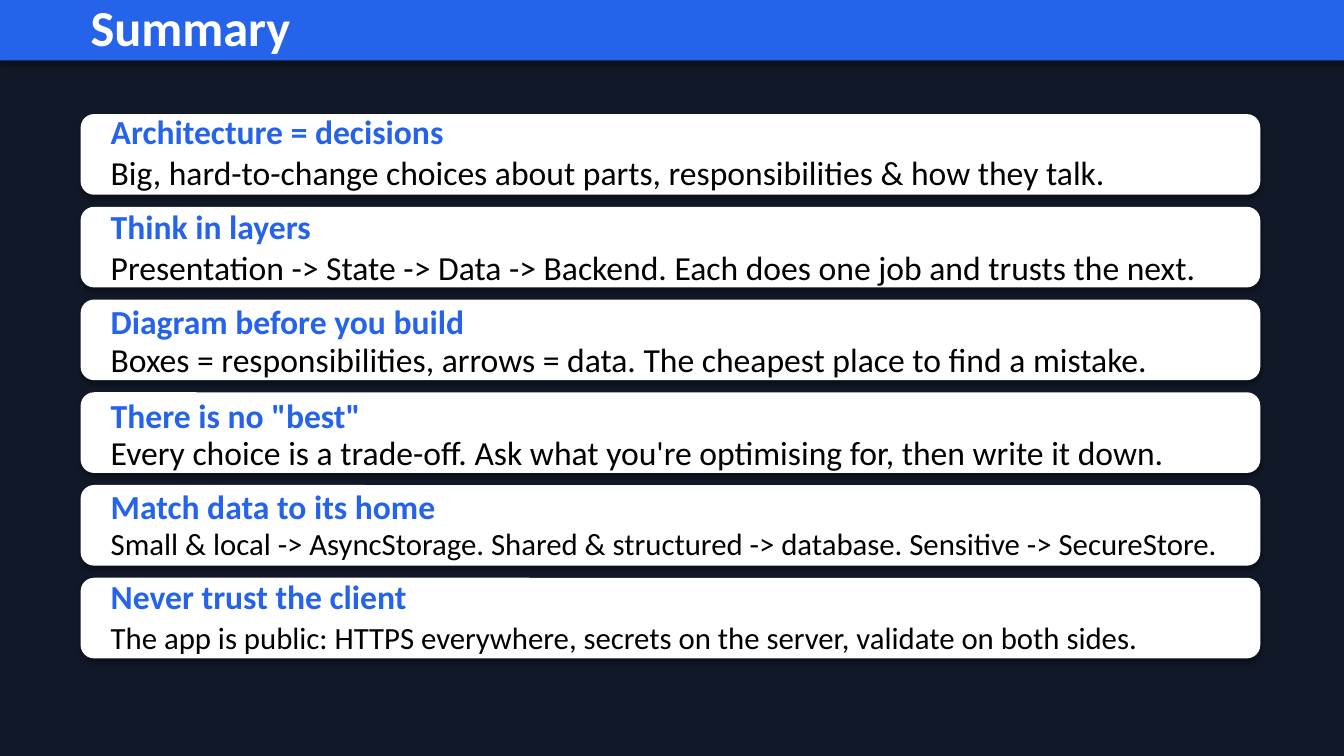
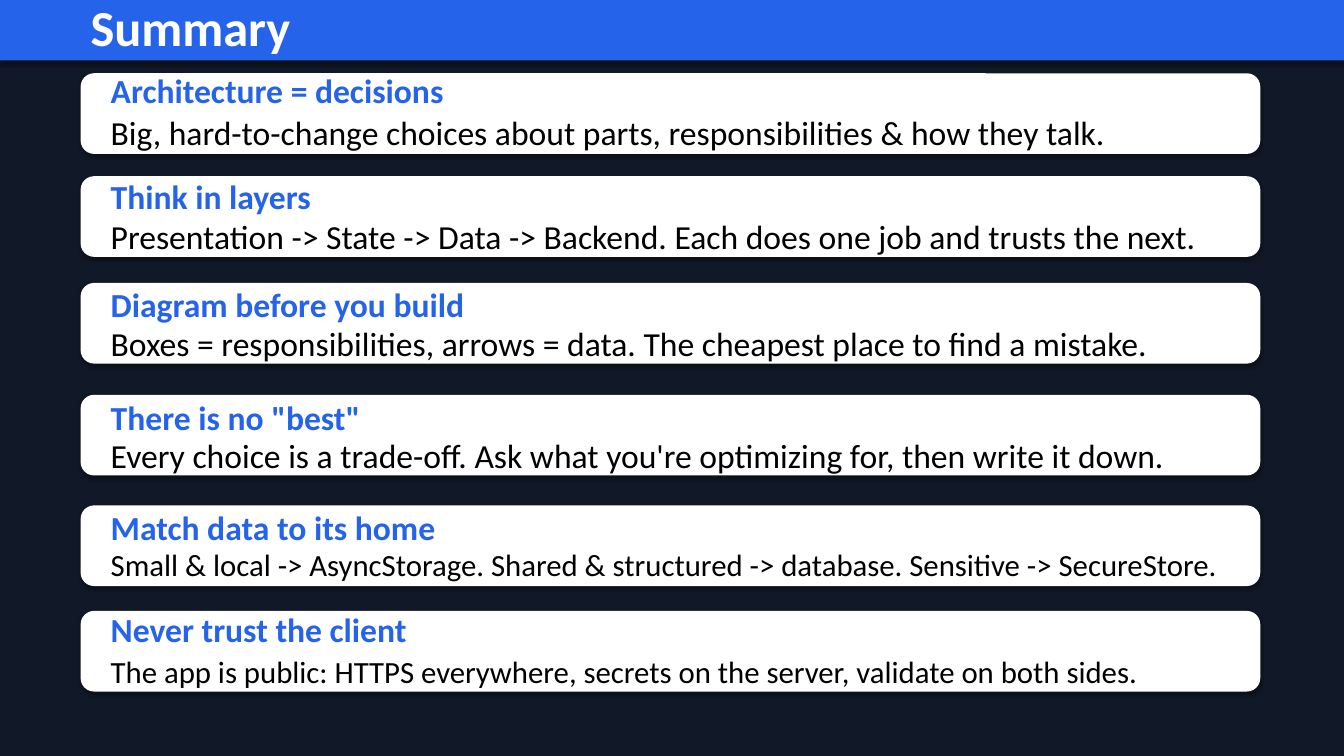
Before and after one commit to wlasitz-jeremy/Mobile-Application-Development-CPRG-303, a slide deck: slide 44 of Unit 3/Mobile_Architecture_updated.pptx. Drawn at 1344x756 pixels with LibreOffice and Linux fonts; fonts in the diff are those of the drawing; background and template pictures are left out. Boxes give left, top, right and bottom in pixels: in the first picture for what was removed or moved away, otherwise in the second. Text is boxed around its words. In the diff, an @@ line names an element or a change of style, - is before the commit and + after.

```diff
--- a/Unit 3/Mobile_Architecture_updated.pptx
+++ b/Unit 3/Mobile_Architecture_updated.pptx
@@ 2 texts, 1 rounded rectangle moved together from (x1=81, y1=114, x2=1260, y2=195) to (x1=81, y1=74, x2=1260, y2=154) @@
@@ 2 texts, 1 rounded rectangle moved together from (x1=81, y1=207, x2=1260, y2=288) to (x1=81, y1=176, x2=1260, y2=258) @@
@@ 2 texts, 1 rounded rectangle moved together from (x1=81, y1=299, x2=1260, y2=381) to (x1=81, y1=283, x2=1260, y2=364) @@
@@ text at (x1=111, y1=444, x2=1163, y2=476): text changed @@
-Every choice is a trade-off. Ask what you're optimising for, then write it down.
+Every choice is a trade-off. Ask what you're optimizing for, then write it down.
@@ 2 texts, 1 rounded rectangle moved together from (x1=81, y1=485, x2=1260, y2=566) to (x1=81, y1=505, x2=1260, y2=586) @@
@@ 2 texts, 1 rounded rectangle moved together from (x1=81, y1=578, x2=1260, y2=658) to (x1=81, y1=611, x2=1260, y2=692) @@
```
Also in this commit, not shown: 40 other slides changed, 36 other files.
